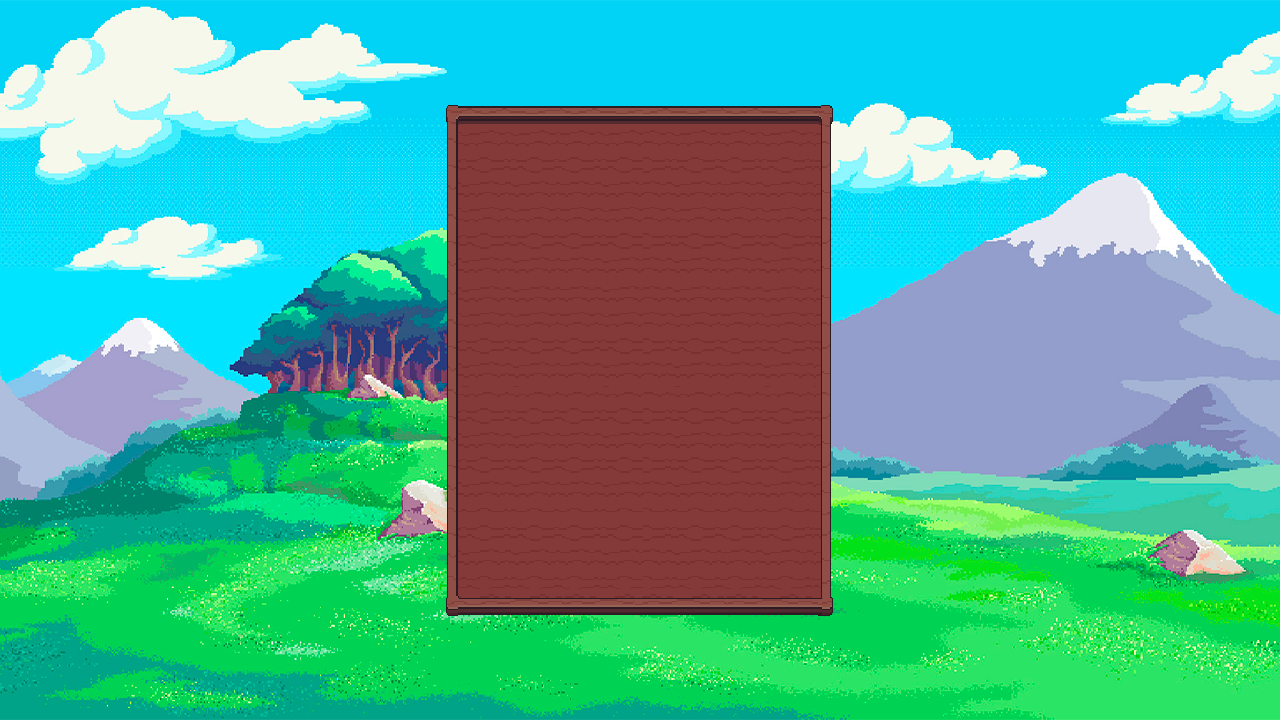
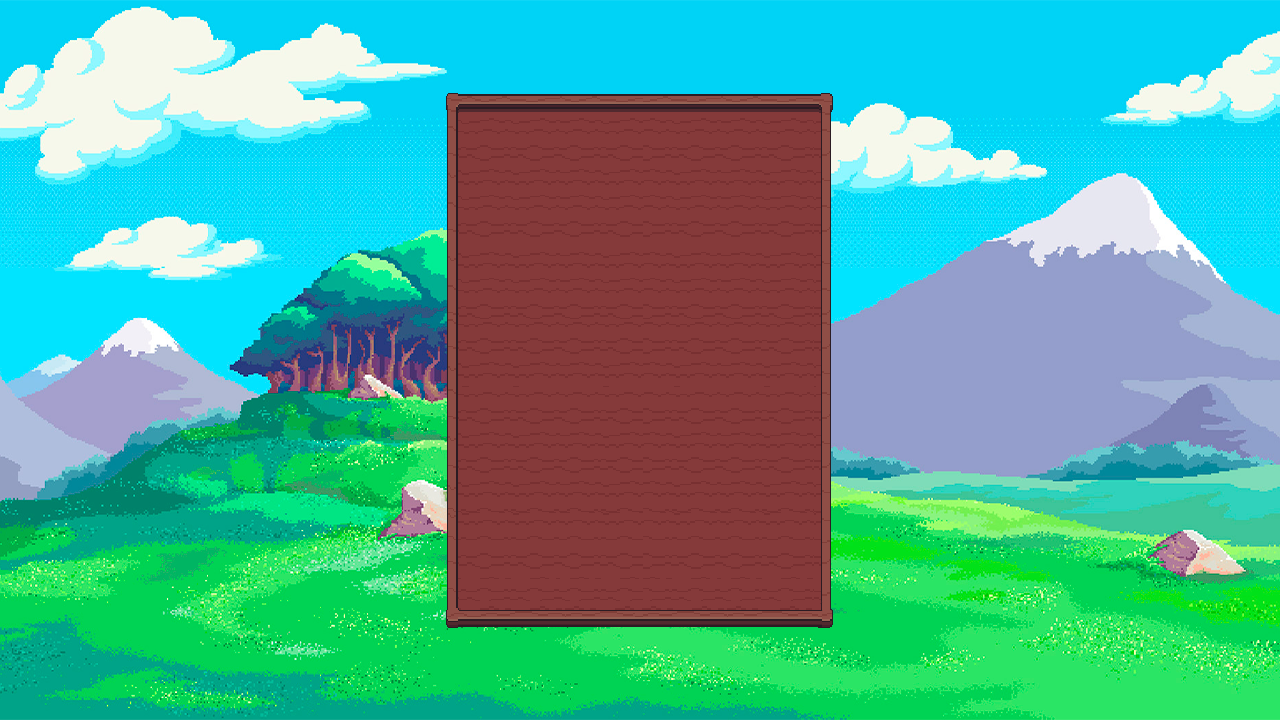
Before/after of a 1280×720 layered artwork. What changed in the layer stack:
painted on "Layer 2" over box(446, 93, 833, 628)
